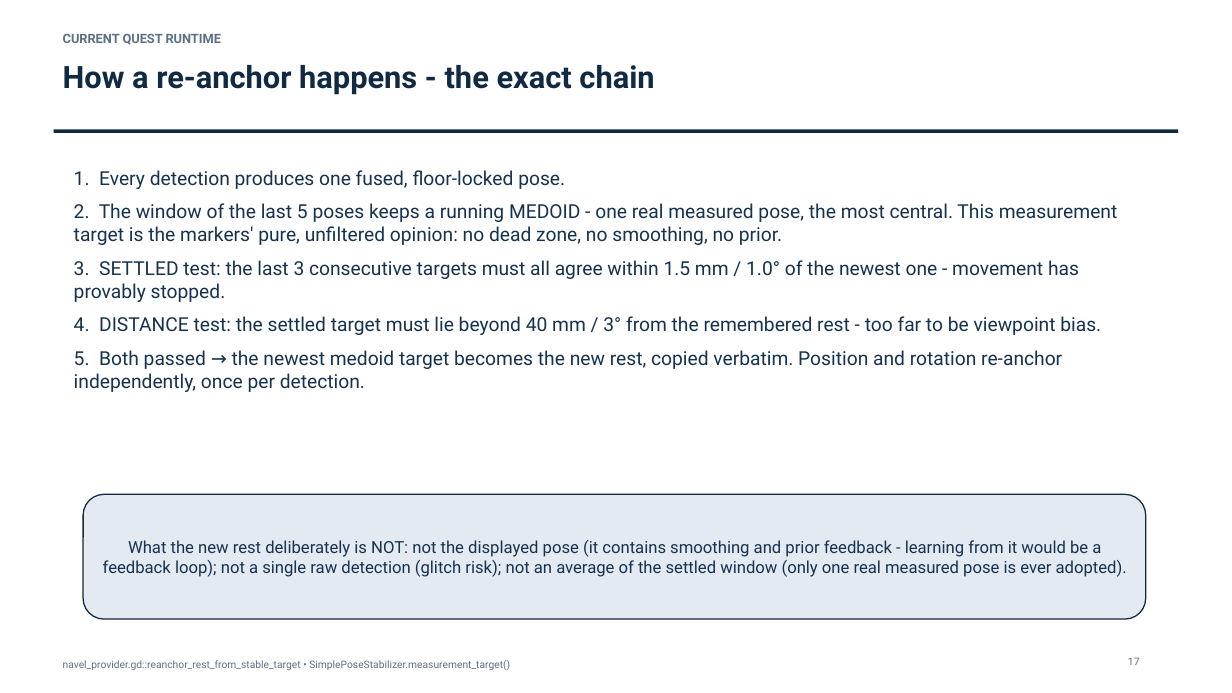
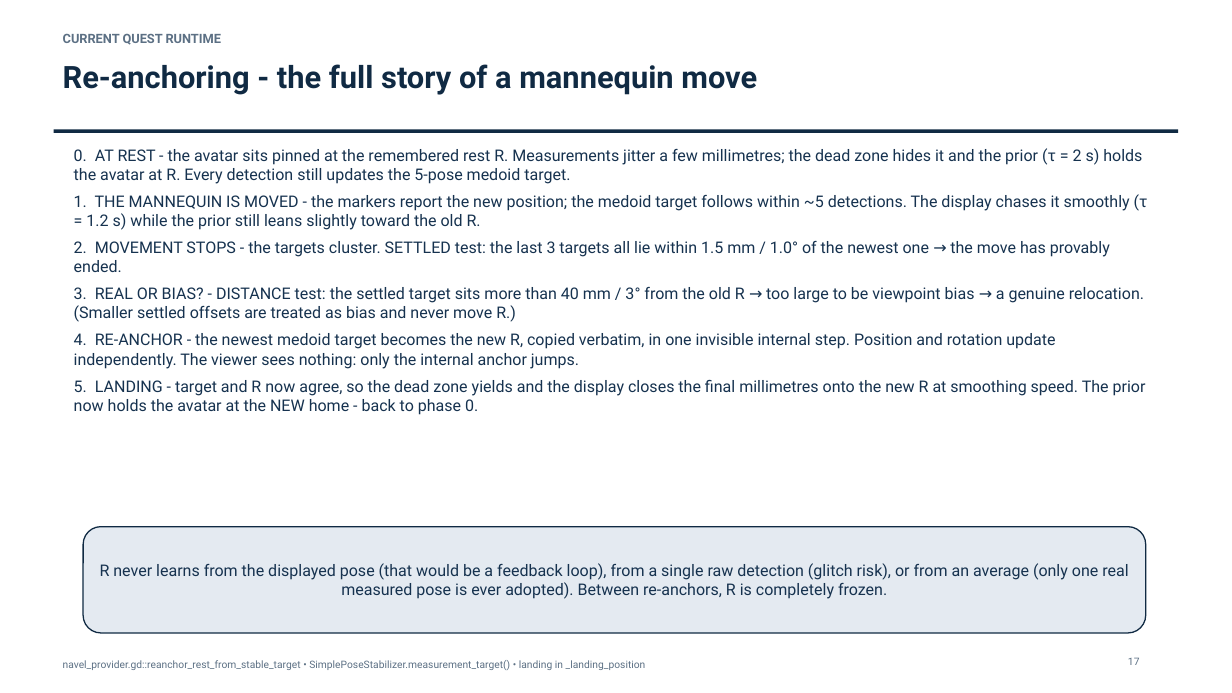
Before and after one commit to ardrabauldwin/quest-aruco-avatar, a slide deck: slide 17 of docs/Quest_Avatar_Placement_Algorithm_NaReT_Current_2026-09-05.pptx. Drawn at 1232x693 pixels with LibreOffice and Linux fonts; fonts in the diff are those of the drawing. Boxes give left, top, right and bottom in pixels: in the first picture for what was removed or moved away, otherwise in the second. Text is boxed around its words. In the diff, an @@ line names an element or a change of style, - is before the commit and + after.

```diff
--- a/docs/Quest_Avatar_Placement_Algorithm_NaReT_Current_2026-09-05.pptx
+++ b/docs/Quest_Avatar_Placement_Algorithm_NaReT_Current_2026-09-05.pptx
@@ text at (63, 64, 757, 95): text changed @@
-How a re-anchor happens - the exact chain
+Re-anchoring - the full story of a mannequin move
@@ text at (74, 148, 1148, 415): text changed; size 15 to 12.5 pt @@
-1. Every detection produces one fused, floor-locked pose.
-2. The window of the last 5 poses keeps a running MEDOID - one real measured pose, the most central. This measurement target is the markers' pure, unfiltered opinion: no dead zone, no smoothing, no prior.
-3. SETTLED test: the last 3 consecutive targets must all agree within 1.5 mm / 1.0° of the newest one - movement has provably stopped.
-4. DISTANCE test: the settled target must lie beyond 40 mm / 3° from the remembered rest - too far to be viewpoint bias.
-5. Both passed → the newest medoid target becomes the new rest, copied verbatim. Position and rotation re-anchor independently, once per detection.
+0. AT REST - the avatar sits pinned at the remembered rest R. Measurements jitter a few millimetres; the dead zone hides it and the prior (τ = 2 s) holds the avatar at R. Every detection still updates the 5-pose medoid target.
+1. THE MANNEQUIN IS MOVED - the markers report the new position; the medoid target follows within ~5 detections. The display chases it smoothly (τ = 1.2 s) while the prior still leans slightly toward the old R.
+2. MOVEMENT STOPS - the targets cluster. SETTLED test: the last 3 targets all lie within 1.5 mm / 1.0° of the newest one → the move has provably ended.
+3. REAL OR BIAS? - DISTANCE test: the settled target sits more than 40 mm / 3° from the old R → too large to be viewpoint bias → a genuine relocation. (Smaller settled offsets are treated as bias and never move R.)
+4. RE-ANCHOR - the newest medoid target becomes the new R, copied verbatim, in one invisible internal step. Position and rotation update independently. The viewer sees nothing: only the internal anchor jumps.
+5. LANDING - target and R now agree, so the dead zone yields and the display closes the final millimetres onto the new R at smoothing speed. The prior now holds the avatar at the NEW home - back to phase 0.
@@ rounded rectangle "R never learns from the ...": place and size @@
-rounded rectangle "R never learns from the ..." at (83, 494, 1146, 619)
+rounded rectangle "R never learns from the ..." at (83, 527, 1146, 633)
@@ text in rounded rectangle at (100, 563, 1128, 599): text changed; size 13 to 12.5 pt @@
-What the new rest deliberately is NOT: not the displayed pose (it contains smoothing and prior feedback - learning from it would be a feedback loop); not a single raw detection (glitch risk); not an average of the settled window (only one real measured pose is ever adopted).
+R never learns from the displayed pose (that would be a feedback loop), from a single raw detection (glitch risk), or from an average (only one real measured pose is ever adopted). Between re-anchors, R is completely frozen.
@@ text at (63, 660, 646, 670): text changed @@
-navel_provider.gd::reanchor_rest_from_stable_target • SimplePoseStabilizer.measurement_target()
+navel_provider.gd::reanchor_rest_from_stable_target • SimplePoseStabilizer.measurement_target() • landing in _landing_position
```
Also in this commit, not shown: 2 other slides changed.
